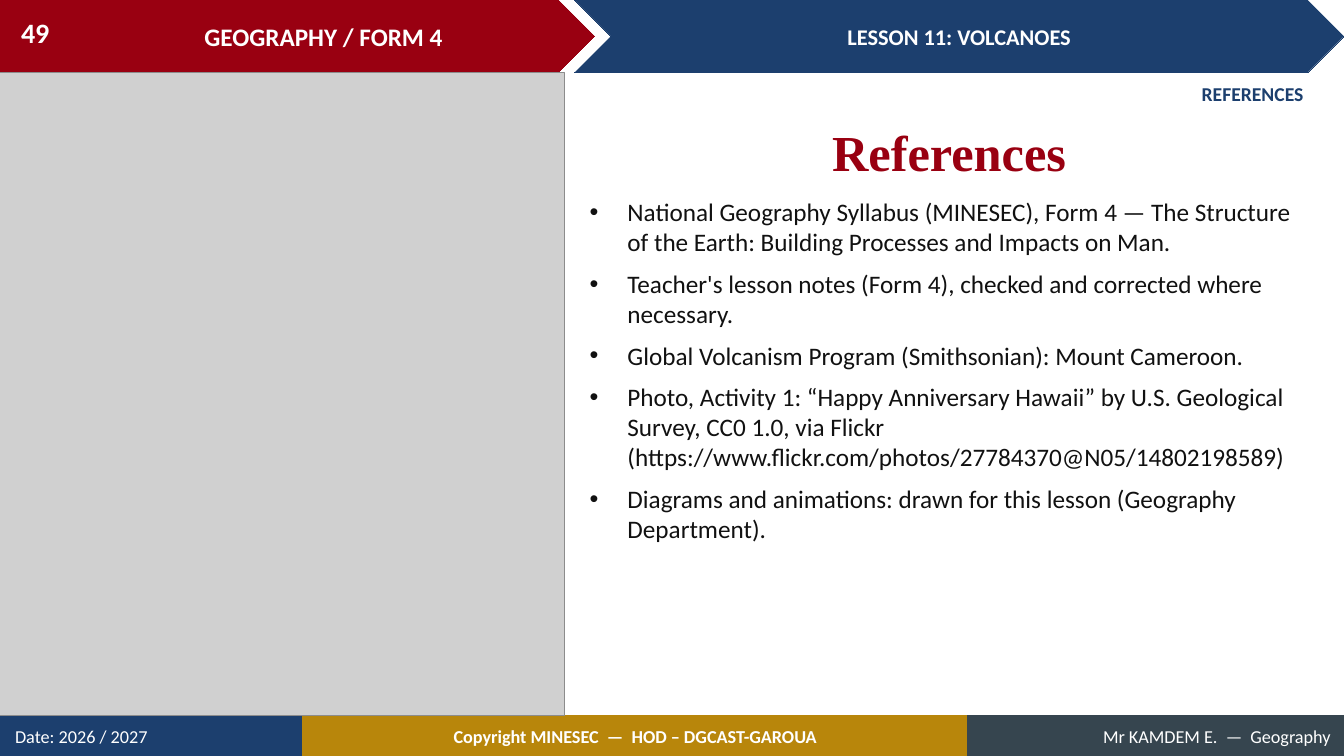
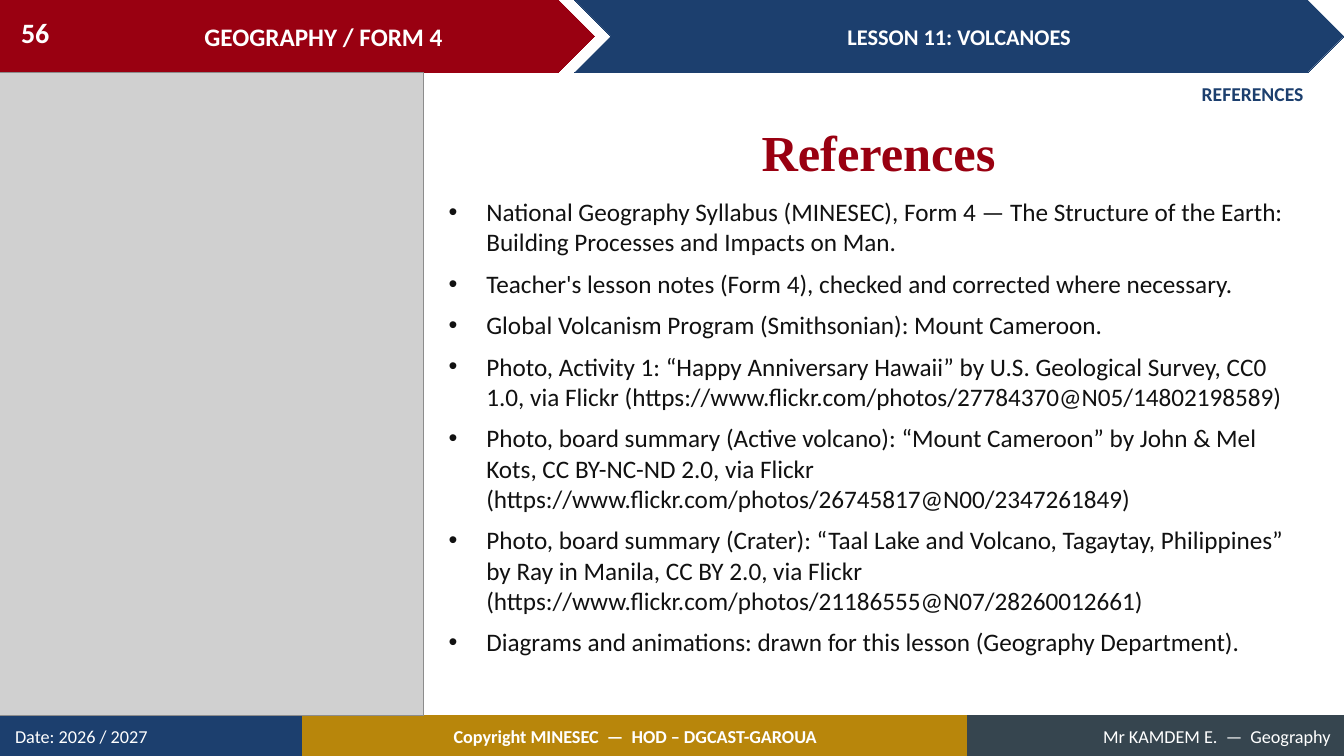
Before and after one commit to Berthautk/linea-github, a slide deck: slide 56 of lecons/F3/14_FORM4_LESSON11_Volcanoes.pptx (slide 49 before the commit). Drawn at 1344x756 pixels with LibreOffice and Linux fonts; fonts in the diff are those of the drawing; grey boxes stand for pictures. Boxes give left, top, right and bottom in pixels: in the first picture for what was removed or moved away, otherwise in the second. Text is boxed around its words. In the diff, an @@ line names an element or a change of style, - is before the commit and + after.

```diff
--- a/lecons/F3/14_FORM4_LESSON11_Volcanoes.pptx
+++ b/lecons/F3/14_FORM4_LESSON11_Volcanoes.pptx
@@ page number at [21,24,49,44]: text changed @@
-49
+56
@@ picture: place and size @@
-picture at [0,73,565,716]
+picture at [0,73,423,716]
@@ text "References": place and size @@
-text "References" at [832,135,1066,172]
+text "References" at [762,135,996,172]
@@ text "National Geography Syllabus (MINESEC), Form ...": place and size @@
-text "National Geography Syllabus (MINESEC), Form ..." at [627,203,1290,542]
+text "National Geography Syllabus (MINESEC), Form ..." at [486,202,1283,656]
@@ text at [486,428,1283,614]: paragraphs added @@
+• Photo, board summary (Active volcano): “Mount Cameroon” by John & Mel Kots, CC BY-NC-ND 2.0, via Flickr (https://www.flickr.com/photos/26745817@N00/2347261849)
+• Photo, board summary (Crater): “Taal Lake and Volcano, Tagaytay, Philippines” by Ray in Manila, CC BY 2.0, via Flickr (https://www.flickr.com/photos/21186555@N07/28260012661)
```
Also in this commit, not shown: 21 other slides changed, 9 slides added, 2 slides removed, 8 other files.
